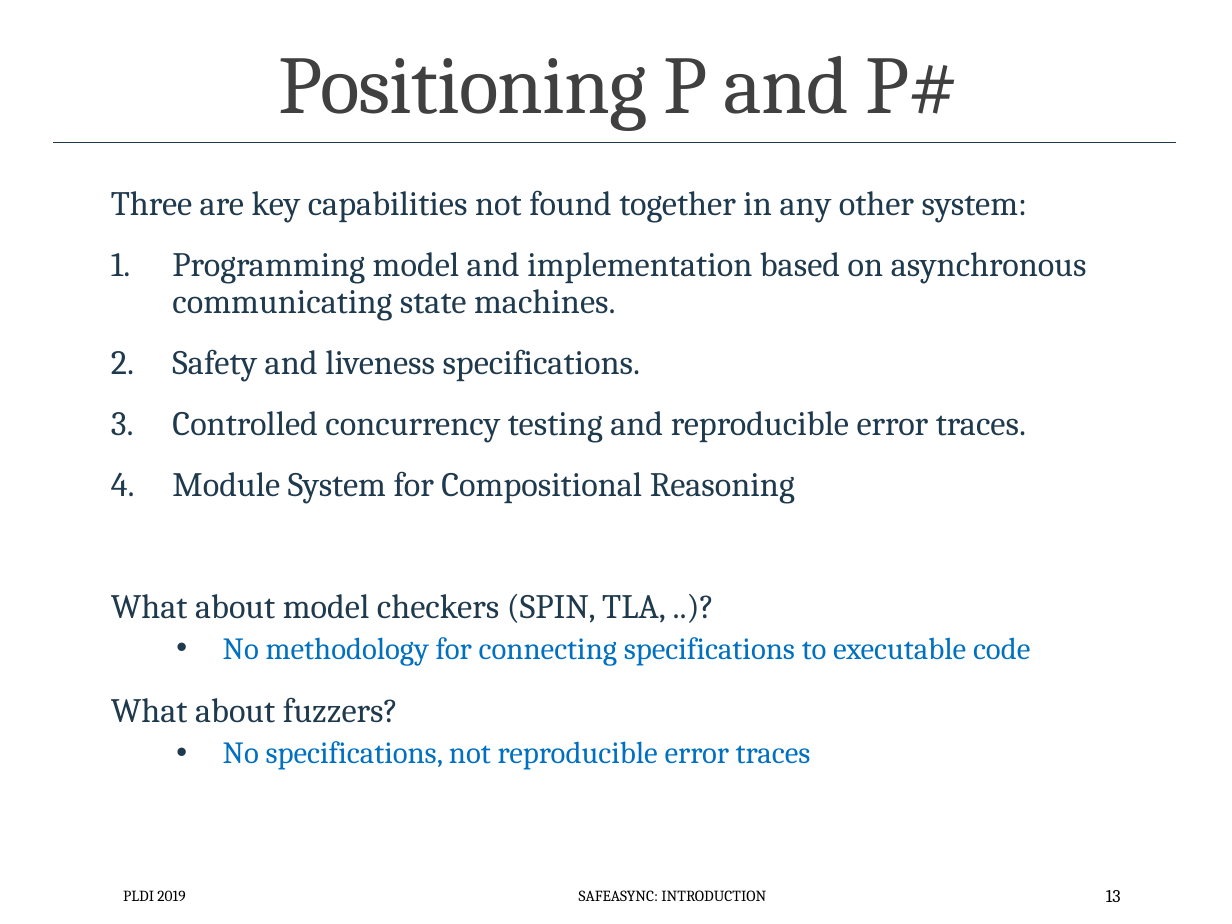
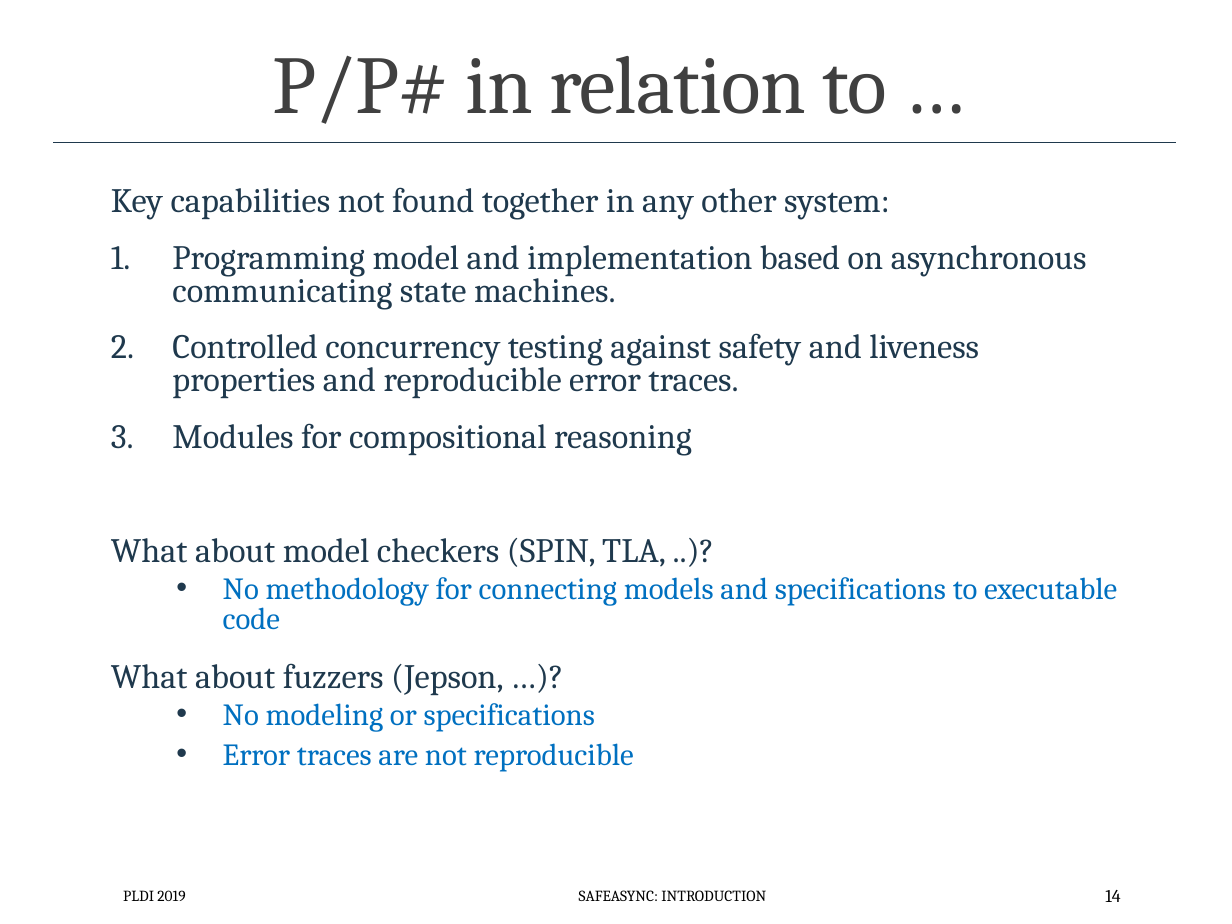
Before and after one commit to p-org/plditutorial, a slide deck: slide 14 of Presentations/1 - Introduction.pptx (slide 13 before the commit). Drawn at 1232x924 pixels with LibreOffice and Linux fonts; fonts in the diff are those of the drawing. Boxes give left, top, right and bottom in pixels: in the first picture for what was removed or moved away, otherwise in the second. Text is boxed around its words. In the diff, an @@ line names an element or a change of style, - is before the commit and + after.

Commit message:
update

```diff
--- a/Presentations/1 - Introduction.pptx
+++ b/Presentations/1 - Introduction.pptx
@@ title at (x1=273, y1=56, x2=886, y2=124): text changed @@
-Positioning P and P#
+P/P# in relation to …
@@ text at (x1=111, y1=187, x2=890, y2=220): text changed @@
-Three are key capabilities not found together in any other system:
+Key capabilities not found together in any other system:
@@ text at (x1=111, y1=245, x2=1087, y2=567): line spacing 0.9 to 0.8 @@
@@ text at (x1=172, y1=333, x2=979, y2=456): text changed @@
-2. Safety and liveness specifications.
-3. Controlled concurrency testing and reproducible error traces.
-4. Module System for Compositional Reasoning
+2. Controlled concurrency testing against safety and liveness properties and reproducible error traces.
+3. Modules for compositional reasoning
@@ text at (x1=111, y1=577, x2=1117, y2=772): text changed @@
-  • No methodology for connecting specifications to executable code
-What about fuzzers?
-  • No specifications, not reproducible error traces
+  • No methodology for connecting models and specifications to executable code
+What about fuzzers (Jepson, …)?
+  • No modeling or specifications
+  • Error traces are not reproducible
@@ page number at (x1=1105, y1=890, x2=1120, y2=902): text changed @@
-13
+14
```
Also in this commit, not shown: 2 other slides changed, 1 slide added.
